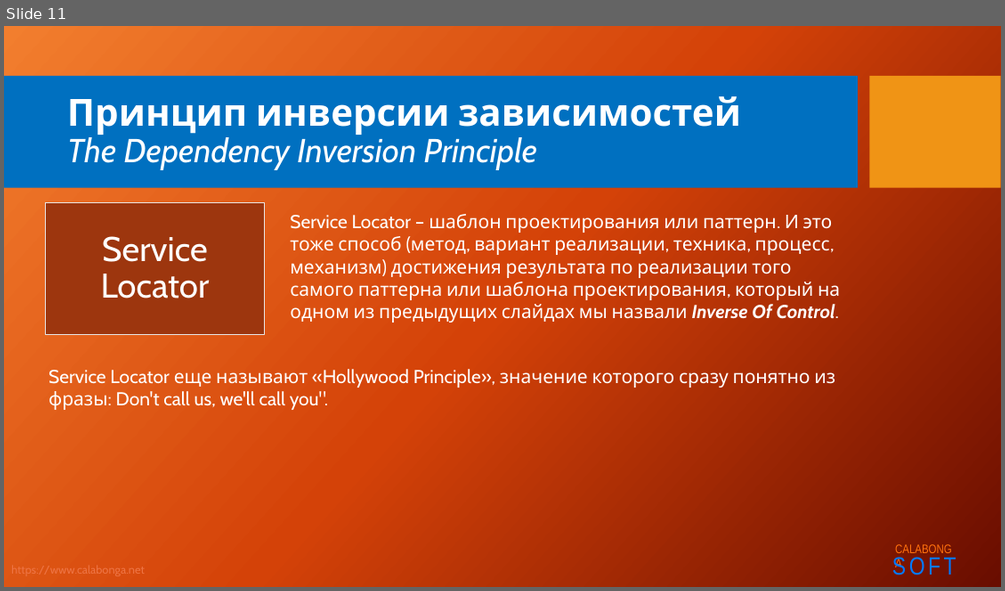
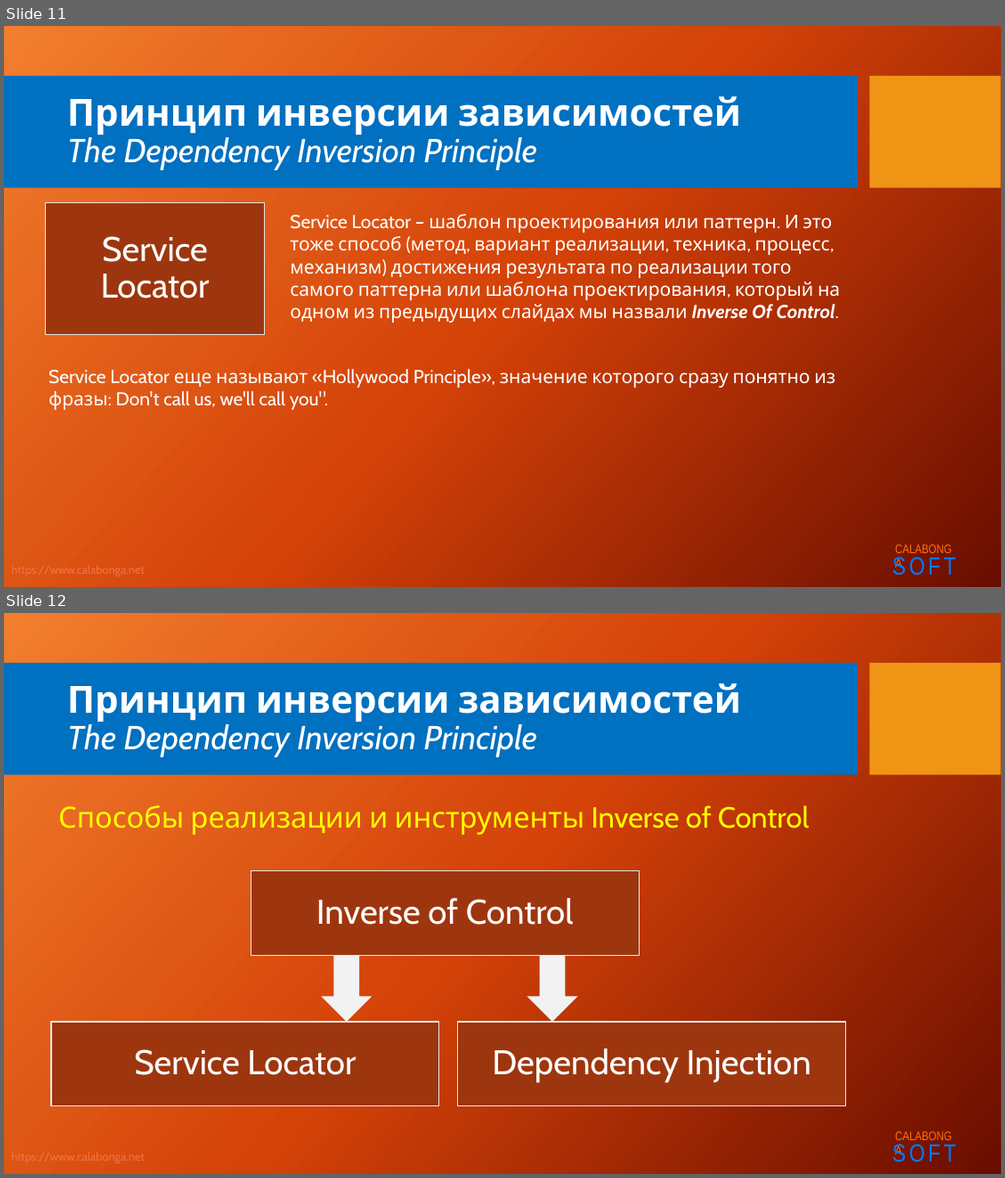
Before and after one commit to Calabonga/SOLID, a slide deck: Powerpoint/5.SOLID_D.pptx. Shown one above the other, each under a label of ours: slide 11 before the commit, slides 11 and 12 after it. The pictures are 1005x591 and 1005x1178 pixels, drawn with LibreOffice and Linux fonts; fonts in the diff are those of the drawing; background and template pictures are left out. Boxes give left, top, right and bottom in pixels: in the first picture for what was removed or moved away, otherwise in the second. Text is boxed around its words. In the diff, an @@ line names an element or a change of style, - is before the commit and + after.

```diff
--- a/Powerpoint/5.SOLID_D.pptx
+++ b/Powerpoint/5.SOLID_D.pptx
@@ slide 12 added at box(4, 613, 1001, 1174), background picture (left out); not listed: 5 template elements that a slide beside it also shows @@
@@ title added at box(67, 683, 741, 757), 32 pt, text #FFFFFF, italic @@
+Принцип инверсии зависимостей
+The Dependency Inversion Principle
@@ text added at box(58, 805, 809, 835), 28 pt, text #FFFF00 @@
+Способы реализации и инструменты Inverse of Control
@@ rectangle added at box(251, 871, 639, 956), fill #9D360E, outline #E7E6E6 1 pt @@
@@ text added at box(316, 898, 574, 925), 33 pt, text #FFFFFF @@
+Inverse of Control
@@ down arrow added at box(321, 956, 372, 1022), fill #F2F2F2 @@
@@ down arrow added at box(526, 956, 577, 1022), fill #F2F2F2 @@
@@ rectangle added at box(51, 1022, 439, 1106), fill #9D360E, outline #E7E6E6 1 pt @@
@@ rectangle added at box(458, 1022, 846, 1106), fill #9D360E, outline #E7E6E6 1 pt @@
@@ text added at box(134, 1049, 356, 1075), 33 pt, text #FFFFFF @@
+Service Locator
@@ text added at box(492, 1048, 811, 1083), 33 pt, text #FFFFFF @@
+Dependency Injection
```
Also in this commit, not shown: 2 slides changed, 4 other slides added, 9 other files.
